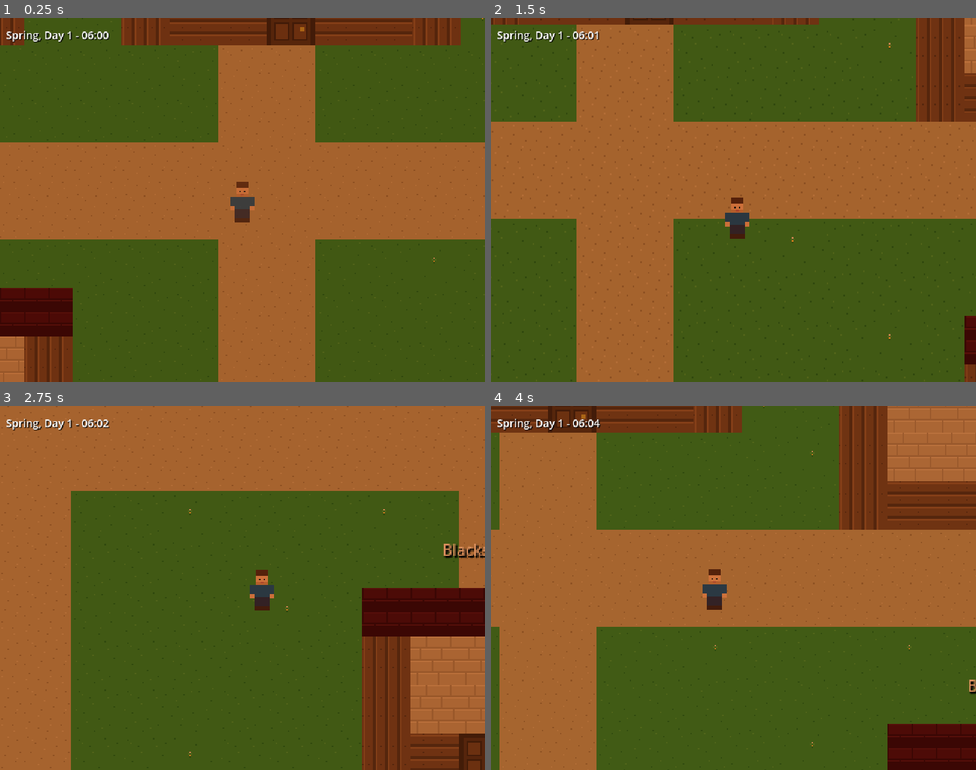
Above: before the commit, frames 1-4 (two rows, left to right).
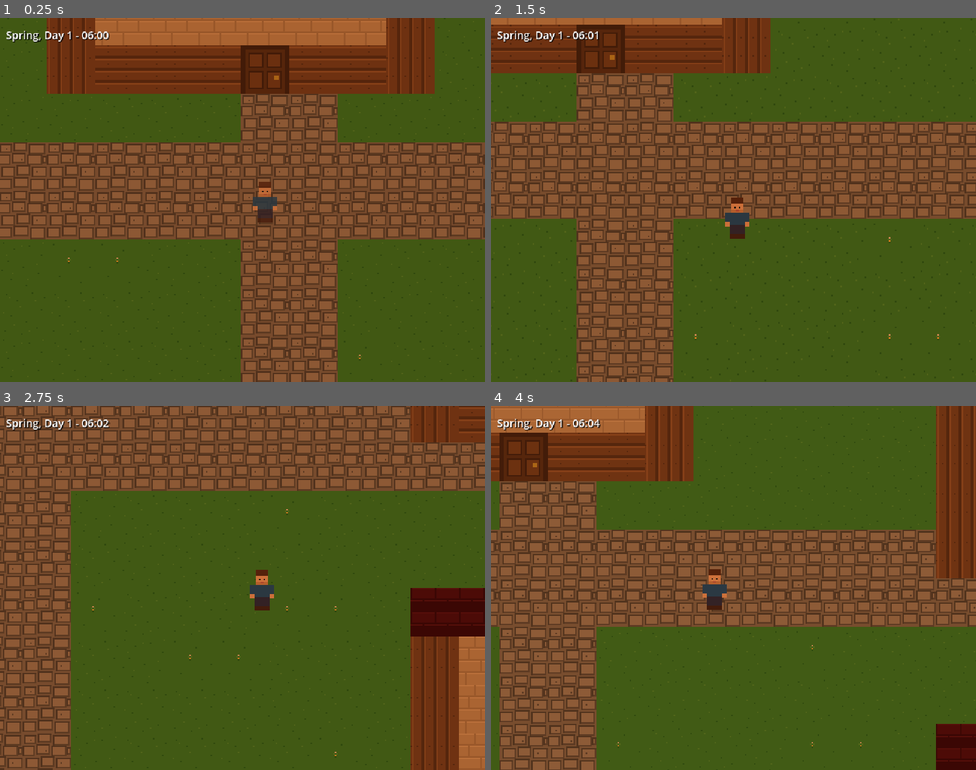
Above: after the commit, the same moments.

Repository: OmuNaman/detailed_game
Game: Godot game, scene res://scenes/world/town.tscn
Same seed, same stepped clock (60 frames per second), same inputs: the game is played once before the commit and once after it.
Inputs:
- Up to frame 1 (0.25 s): no input
- Up to frame 2 (1.5 s): tap Enter at 0.5 s; hold D (move_right) 0.53-1.28 s; hold E (interact) 0.53-1.28 s; hold S (move_down) from 1.28 s (still down); tap E (interact) at 1.35 s
- Up to frame 3 (2.75 s): release S (move_down) at 2.03 s; hold D (move_right) from 2.03 s (still down); hold E (interact) from 2.03 s (still down)
- Up to frame 4 (4 s): release D (move_right) at 2.78 s; release E (interact) at 2.78 s; hold W (move_up) 2.78-3.53 s; tap E (interact) at 2.85 s; hold A (move_left) from 3.53 s (still down); hold E (interact) from 3.53 s (still down)

The runs differ from the first frame. In frame 1, 60% of the frame differs, in the area x 0-100%, y 0-100%; in frame 2, 35%; in frame 3, 44%; in frame 4, 55%.

Commit message:
feat: expand map to 60x45, resize houses to 6x5, add two-tier road system
Cobblestone main roads (E-W and N-S highways) with dirt side streets
connecting all buildings. Houses now have 12 interior floor tiles (up
from 4). Pond moved to bottom-right, player spawns at crossroads.

Co-Authored-By: Claude Opus 4.6 <noreply@anthropic.com>

Diff:
--- a/scripts/world/town_generator.gd
+++ b/scripts/world/town_generator.gd
@@ -3,11 +3,12 @@
 ## Pathfinding uses AStarGrid2D directly on the tile grid — no NavigationServer needed.
 
 const TILE_SIZE: int = 32
-const MAP_WIDTH: int = 50
-const MAP_HEIGHT: int = 40
+const MAP_WIDTH: int = 60
+const MAP_HEIGHT: int = 45
 
 # Tile IDs (used in the _map array and as TileSet atlas coords)
-enum Tile { GRASS1, PATH, WATER, WALL_FRONT, FLOOR, ROOF, DOOR, GRASS2, GRASS3, WALL_SIDE }
+enum Tile { GRASS1, PATH, WATER, WALL_FRONT, FLOOR, ROOF, DOOR, GRASS2, GRASS3, WALL_SIDE,
+	COBBLESTONE, DIRT_PATH }
 # Atlas layout: each tile gets column = Tile enum value, row = 0
 
 # Grass variant weights for visual variety
@@ -27,24 +28,28 @@
 
 # Building definitions: {name, grid_x, grid_y, width, height}
 var _buildings: Array[Dictionary] = [
-	{"name": "General Store", "gx": 8, "gy": 6, "w": 6, "h": 5},
-	{"name": "Bakery", "gx": 16, "gy": 6, "w": 5, "h": 4},
-	{"name": "Tavern", "gx": 23, "gy": 5, "w": 7, "h": 5},
-	{"name": "Sheriff Office", "gx": 8, "gy": 15, "w": 5, "h": 4},
-	{"name": "Courthouse", "gx": 15, "gy": 15, "w": 7, "h": 5},
-	{"name": "Church", "gx": 32, "gy": 5, "w": 6, "h": 7},
-	{"name": "House 1", "gx": 5, "gy": 24, "w": 4, "h": 4},
-	{"name": "House 2", "gx": 11, "gy": 24, "w": 4, "h": 4},
-	{"name": "House 3", "gx": 17, "gy": 24, "w": 4, "h": 4},
-	{"name": "House 4", "gx": 23, "gy": 24, "w": 4, "h": 4},
-	{"name": "Blacksmith", "gx": 33, "gy": 16, "w": 5, "h": 4},
-	{"name": "House 5", "gx": 29, "gy": 24, "w": 4, "h": 4},
-	{"name": "House 6", "gx": 35, "gy": 24, "w": 4, "h": 4},
-	{"name": "House 7", "gx": 41, "gy": 24, "w": 4, "h": 4},
-	{"name": "House 8", "gx": 5, "gy": 30, "w": 4, "h": 4},
-	{"name": "House 9", "gx": 11, "gy": 30, "w": 4, "h": 4},
-	{"name": "House 10", "gx": 17, "gy": 30, "w": 4, "h": 4},
-	{"name": "House 11", "gx": 23, "gy": 30, "w": 4, "h": 4},
+	# --- Commercial row (top) ---
+	{"name": "General Store", "gx": 8, "gy": 6, "w": 7, "h": 5},
+	{"name": "Bakery", "gx": 17, "gy": 6, "w": 6, "h": 5},
+	{"name": "Tavern", "gx": 25, "gy": 5, "w": 8, "h": 6},
+	{"name": "Church", "gx": 38, "gy": 5, "w": 7, "h": 8},
+	# --- Service row (middle) ---
+	{"name": "Sheriff Office", "gx": 8, "gy": 15, "w": 6, "h": 5},
+	{"name": "Courthouse", "gx": 16, "gy": 15, "w": 8, "h": 5},
+	{"name": "Blacksmith", "gx": 38, "gy": 16, "w": 6, "h": 5},
+	# --- Housing row 1 ---
+	{"name": "House 1", "gx": 4, "gy": 25, "w": 6, "h": 5},
+	{"name": "House 2", "gx": 12, "gy": 25, "w": 6, "h": 5},
+	{"name": "House 3", "gx": 20, "gy": 25, "w": 6, "h": 5},
+	{"name": "House 4", "gx": 28, "gy": 25, "w": 6, "h": 5},
+	{"name": "House 5", "gx": 36, "gy": 25, "w": 6, "h": 5},
+	{"name": "House 6", "gx": 44, "gy": 25, "w": 6, "h": 5},
+	# --- Housing row 2 ---
+	{"name": "House 7", "gx": 4, "gy": 33, "w": 6, "h": 5},
+	{"name": "House 8", "gx": 12, "gy": 33, "w": 6, "h": 5},
+	{"name": "House 9", "gx": 20, "gy": 33, "w": 6, "h": 5},
+	{"name": "House 10", "gx": 28, "gy": 33, "w": 6, "h": 5},
+	{"name": "House 11", "gx": 36, "gy": 33, "w": 6, "h": 5},
 ]
 
 # Logical map: stores Tile enum values (GRASS1 for all grass initially)
@@ -119,6 +124,8 @@
 		"res://assets/sprites/tiles/grass_2.png",     # 7 = GRASS2
 		"res://assets/sprites/tiles/grass_3.png",     # 8 = GRASS3
 		"res://assets/sprites/tiles/wall_side.png",   # 9 = WALL_SIDE
+		"res://assets/sprites/tiles/cobblestone.png", # 10 = COBBLESTONE
+		"res://assets/sprites/tiles/dirt_path.png",   # 11 = DIRT_PATH
 	]
 
 	# Build a horizontal atlas image (N tiles wide, 1 tile tall)
@@ -151,7 +158,8 @@
 		var is_walkable: bool = (
 			i == Tile.GRASS1 or i == Tile.GRASS2 or
 			i == Tile.GRASS3 or i == Tile.PATH or
-			i == Tile.FLOOR or i == Tile.DOOR
+			i == Tile.FLOOR or i == Tile.DOOR or
+			i == Tile.COBBLESTONE or i == Tile.DIRT_PATH
 		)
 
 		if not is_walkable:
@@ -173,61 +181,47 @@
 
 
 func _carve_paths() -> void:
-	# Main horizontal road
+	# === MAIN ROADS (cobblestone) ===
+	# East-west highway
 	for x: int in range(2, MAP_WIDTH - 2):
-		_set_tile(x, 12, Tile.PATH)
-		_set_tile(x, 13, Tile.PATH)
-
-	# Main vertical road
+		_set_tile(x, 12, Tile.COBBLESTONE)
+		_set_tile(x, 13, Tile.COBBLESTONE)
+	# North-south highway
 	for y: int in range(2, MAP_HEIGHT - 2):
-		_set_tile(25, y, Tile.PATH)
-		_set_tile(26, y, Tile.PATH)
-
-	# Secondary horizontal road (residential area) — extended east for Houses 6-7
-	for x: int in range(3, 44):
-		_set_tile(x, 22, Tile.PATH)
-		_set_tile(x, 23, Tile.PATH)
-
-	# Connecting paths to buildings
-	for y: int in range(11, 13):
-		_set_tile(10, y, Tile.PATH)
-		_set_tile(11, y, Tile.PATH)
-
-	for y: int in range(10, 13):
-		_set_tile(18, y, Tile.PATH)
-
-	for y: int in range(10, 13):
-		_set_tile(26, y, Tile.PATH)
-
-	for y: int in range(14, 15):
-		_set_tile(10, y, Tile.PATH)
-
-	for y: int in range(14, 15):
-		_set_tile(18, y, Tile.PATH)
-
-	# Paths down to houses from secondary road (row y=24)
-	for hx: int in [6, 12, 18, 24, 30, 36, 42]:
-		for y: int in range(22, 25):
-			_set_tile(hx, y, Tile.PATH)
-
-	# Tertiary road for southern houses (row y=30)
-	for x: int in range(3, 28):
-		_set_tile(x, 28, Tile.PATH)
-		_set_tile(x, 29, Tile.PATH)
-
-	# Vertical paths connecting secondary road (y=23) down to tertiary road (y=28)
-	for hx: int in [6, 12, 18, 24]:
-		for y: int in range(24, 29):
-			_set_tile(hx, y, Tile.PATH)
-
-	# Paths from tertiary road down to southern houses (row y=30)
-	for hx: int in [6, 12, 18, 24]:
-		for y: int in range(29, 31):
-			_set_tile(hx, y, Tile.PATH)
-
-	# Path to blacksmith
-	for y: int in range(14, 16):
-		_set_tile(35, y, Tile.PATH)
+		_set_tile(29, y, Tile.COBBLESTONE)
+		_set_tile(30, y, Tile.COBBLESTONE)
+
+	# === HOUSING STREETS (dirt) ===
+	for x: int in range(2, MAP_WIDTH - 2):
+		_set_tile(x, 23, Tile.DIRT_PATH)
+		_set_tile(x, 24, Tile.DIRT_PATH)
+	for x: int in range(2, MAP_WIDTH - 2):
+		_set_tile(x, 31, Tile.DIRT_PATH)
+		_set_tile(x, 32, Tile.DIRT_PATH)
+
+	# === CONNECTORS (dirt) ===
+	# To commercial buildings
+	for y: int in range(10, 14):
+		_set_tile(11, y, Tile.DIRT_PATH)
+		_set_tile(20, y, Tile.DIRT_PATH)
+		_set_tile(41, y, Tile.DIRT_PATH)
+	# To service buildings
+	for y: int in range(13, 20):
+		_set_tile(11, y, Tile.DIRT_PATH)
+		_set_tile(20, y, Tile.DIRT_PATH)
+		_set_tile(41, y, Tile.DIRT_PATH)
+	# To housing row 1
+	for y: int in range(24, 27):
+		for hx: int in [7, 15, 23, 31, 39, 47]:
+			_set_tile(hx, y, Tile.DIRT_PATH)
+	# Between housing rows
+	for y: int in range(24, 33):
+		for hx: int in [7, 15, 23, 31, 39]:
+			_set_tile(hx, y, Tile.DIRT_PATH)
+	# To housing row 2
+	for y: int in range(32, 35):
+		for hx: int in [7, 15, 23, 31, 39]:
+			_set_tile(hx, y, Tile.DIRT_PATH)
 
 
 func _place_buildings() -> void:
@@ -257,11 +251,11 @@
 
 
 func _place_water() -> void:
-	for y: int in range(30, 35):
-		for x: int in range(38, 45):
-			var dx: float = x - 41.5
-			var dy: float = y - 32.5
-			if dx * dx + dy * dy < 12.0:
+	for y: int in range(36, 42):
+		for x: int in range(46, 55):
+			var dx: float = x - 50.5
+			var dy: float = y - 39.0
+			if dx * dx + dy * dy < 16.0:
 				_set_tile(x, y, Tile.WATER)
 
 
@@ -324,7 +318,8 @@
 			var is_walkable: bool = (
 				tile_id == Tile.GRASS1 or tile_id == Tile.GRASS2 or
 				tile_id == Tile.GRASS3 or tile_id == Tile.PATH or
-				tile_id == Tile.FLOOR or tile_id == Tile.DOOR
+				tile_id == Tile.FLOOR or tile_id == Tile.DOOR or
+				tile_id == Tile.COBBLESTONE or tile_id == Tile.DIRT_PATH
 			)
 			if not is_walkable:
 				_astar.set_point_solid(Vector2i(x, y), true)
@@ -455,4 +450,4 @@
 
 
 func get_player_spawn_position() -> Vector2:
-	return Vector2(25 * TILE_SIZE + TILE_SIZE / 2.0, 13 * TILE_SIZE + TILE_SIZE / 2.0)
+	return Vector2(29 * TILE_SIZE + TILE_SIZE / 2.0, 13 * TILE_SIZE + TILE_SIZE / 2.0)
Binary file added: assets/sprites/tiles/cobblestone.png
Not shown, added: assets/sprites/tiles/cobblestone.png.import
Binary file added: assets/sprites/tiles/dirt_path.png
Not shown, added: assets/sprites/tiles/dirt_path.png.import
Not shown, added: docs/devlog_016_map_expansion_roads.md
Not shown, changed: tools/generate_sprites.py
